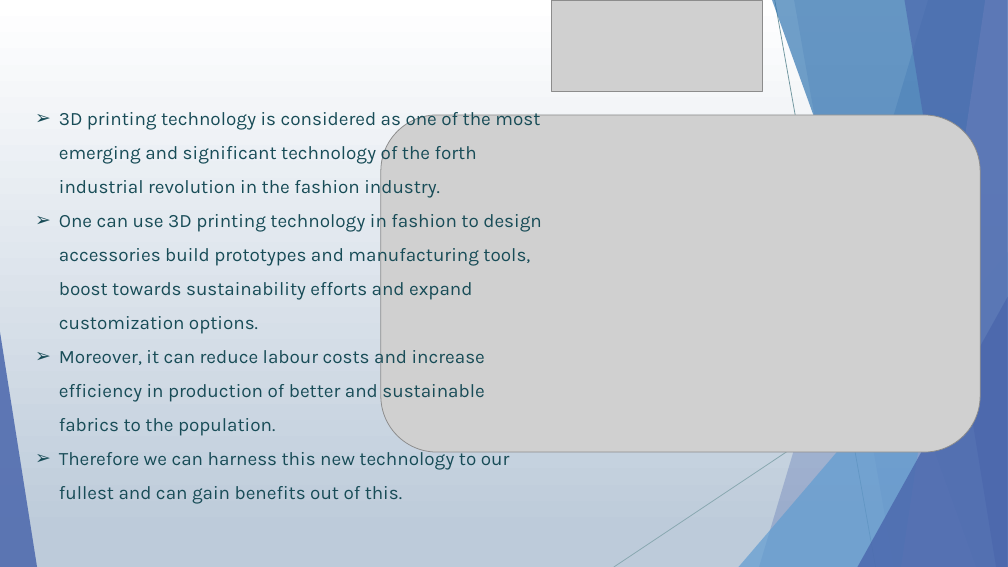
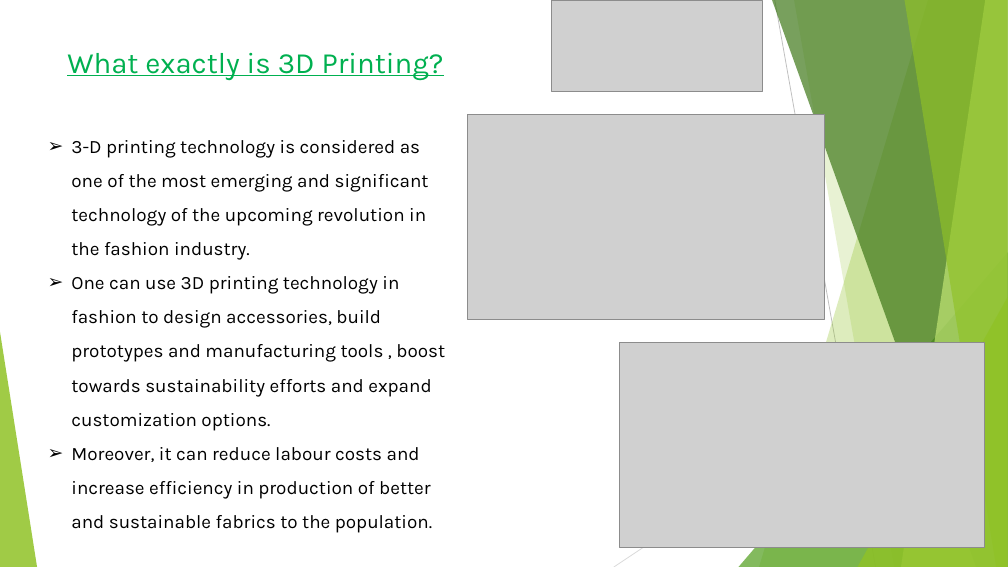
Before and after one commit to subhro1530/Hult-Prize, a slide deck: slide 3 of Demonstration.pptx. Drawn at 1008x567 pixels with LibreOffice and Linux fonts; fonts in the diff are those of the drawing; grey boxes stand for pictures. Boxes give left, top, right and bottom in pixels: in the first picture for what was removed or moved away, otherwise in the second. Text is boxed around its words. In the diff, an @@ line names an element or a change of style, - is before the commit and + after.

Commit message:
changes saved

```diff
--- a/Demonstration.pptx
+++ b/Demonstration.pptx
@@ background gradient #FFFFFF to #BCCCDB to #FFFFFF @@
@@ freeform shape at bbox=[759, 0, 1008, 567]: fill #4A66AC at 30% opacity to #90C226 at 30% opacity @@
@@ freeform shape at bbox=[772, 0, 1008, 567]: fill #3477B2 at 70% opacity to #3F7819 at 70% opacity @@
@@ line (775, 0) - (876, 567): stroke #7197A0 0.75 pt to #BFBFBF 0.75 pt @@
@@ freeform shape at bbox=[794, 0, 1008, 567]: fill #4A66AC at 20% opacity to #90C226 at 20% opacity @@
@@ freeform shape at bbox=[901, 0, 1008, 567]: fill #90A2CF at 70% opacity to #C0E474 at 70% opacity @@
@@ freeform shape at bbox=[904, 0, 1008, 567]: fill #4A66AC at 65% opacity to #90C226 at 65% opacity @@
@@ text added at bbox=[67, 52, 444, 80], 28 pt, text #00B050, underline @@
+What exactly is 3D Printing?
@@ picture added at bbox=[468, 114, 825, 319] @@
@@ text "3-D printing technology is considered ...": place and size @@
-text "3-D printing technology is considered ..." at bbox=[59, 112, 541, 504]
+text "3-D printing technology is considered ..." at bbox=[71, 140, 445, 533]
@@ text at bbox=[71, 140, 445, 431]: text changed; text colour #184C57 to #000000 @@
-➢ 3D printing technology is considered as one of the most emerging and significant technology of the forth industrial revolution in the fashion industry.
-➢ One can use 3D printing technology in fashion to design accessories build prototypes and manufacturing tools, boost towards sustainability efforts and expand customization options.
+➢ 3-D printing technology is considered as one of the most emerging and significant technology of the upcoming revolution in the fashion industry.
+➢ One can use 3D printing technology in fashion to design accessories, build prototypes and manufacturing tools , boost towards sustainability efforts and expand customization options.
@@ triangle at bbox=[739, 252, 1008, 567]: fill #629DD1 at 72% opacity to #54A021 at 72% opacity @@
@@ triangle at bbox=[858, 297, 1008, 567]: fill #4A66AC at 80% opacity to #90C226 at 80% opacity @@
@@ line (1008, 305) - (614, 567): stroke #87A7AF 0.75 pt to #D9D9D9 0.75 pt @@
@@ triangle at bbox=[0, 332, 37, 567]: fill #4A66AC at 85% opacity to #90C226 at 85% opacity @@
@@ picture: place and size @@
-picture at bbox=[381, 115, 981, 452]
+picture at bbox=[619, 343, 984, 547]
@@ text at bbox=[59, 448, 510, 504]: paragraph removed @@
-➢ Therefore we can harness this new technology to our fullest and can gain benefits out of this.
@@ text at bbox=[71, 447, 432, 533]: text colour #184C57 to #000000 in "Moreover, it can reduce labour costs and ..." @@
```
Also in this commit, not shown: 6 other slides changed, 5 slides added, 2 slides removed.
